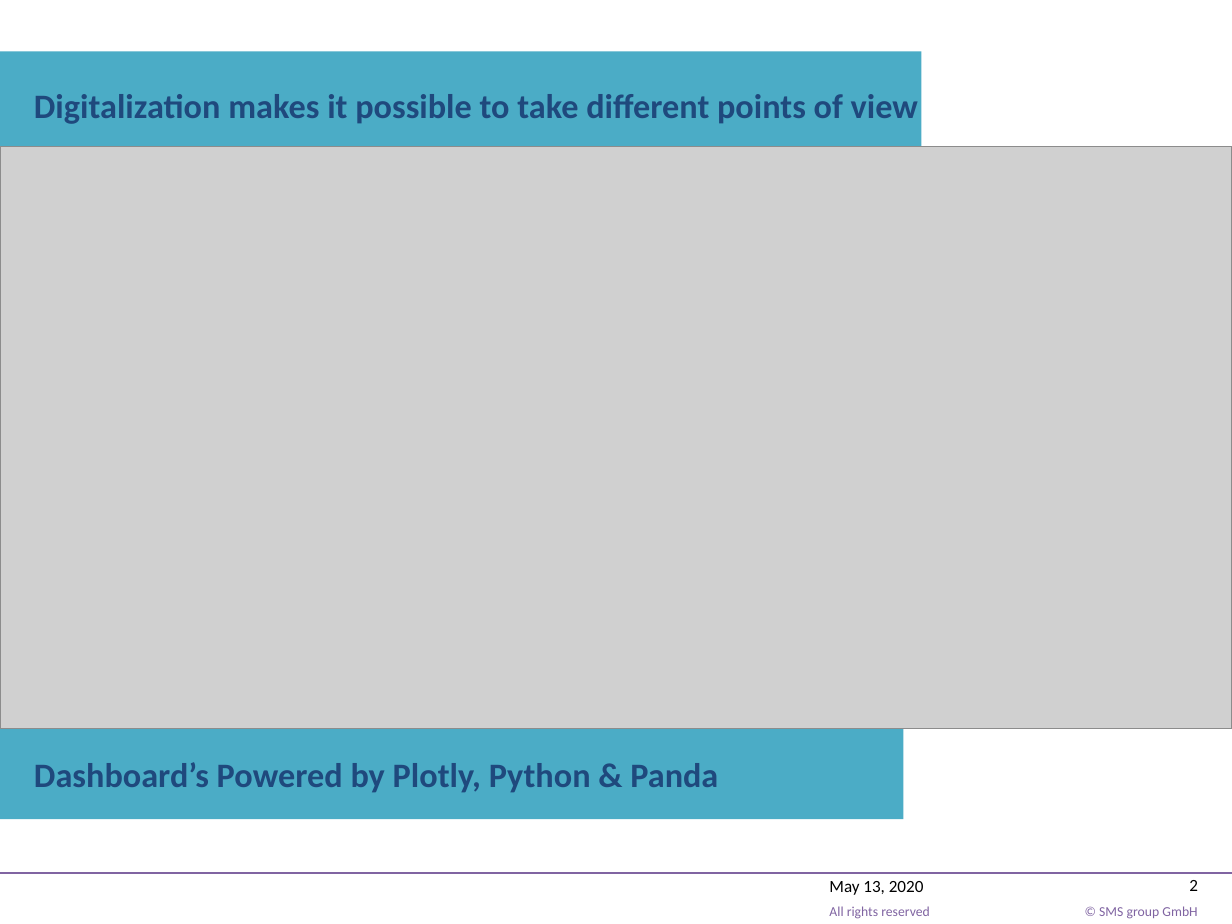
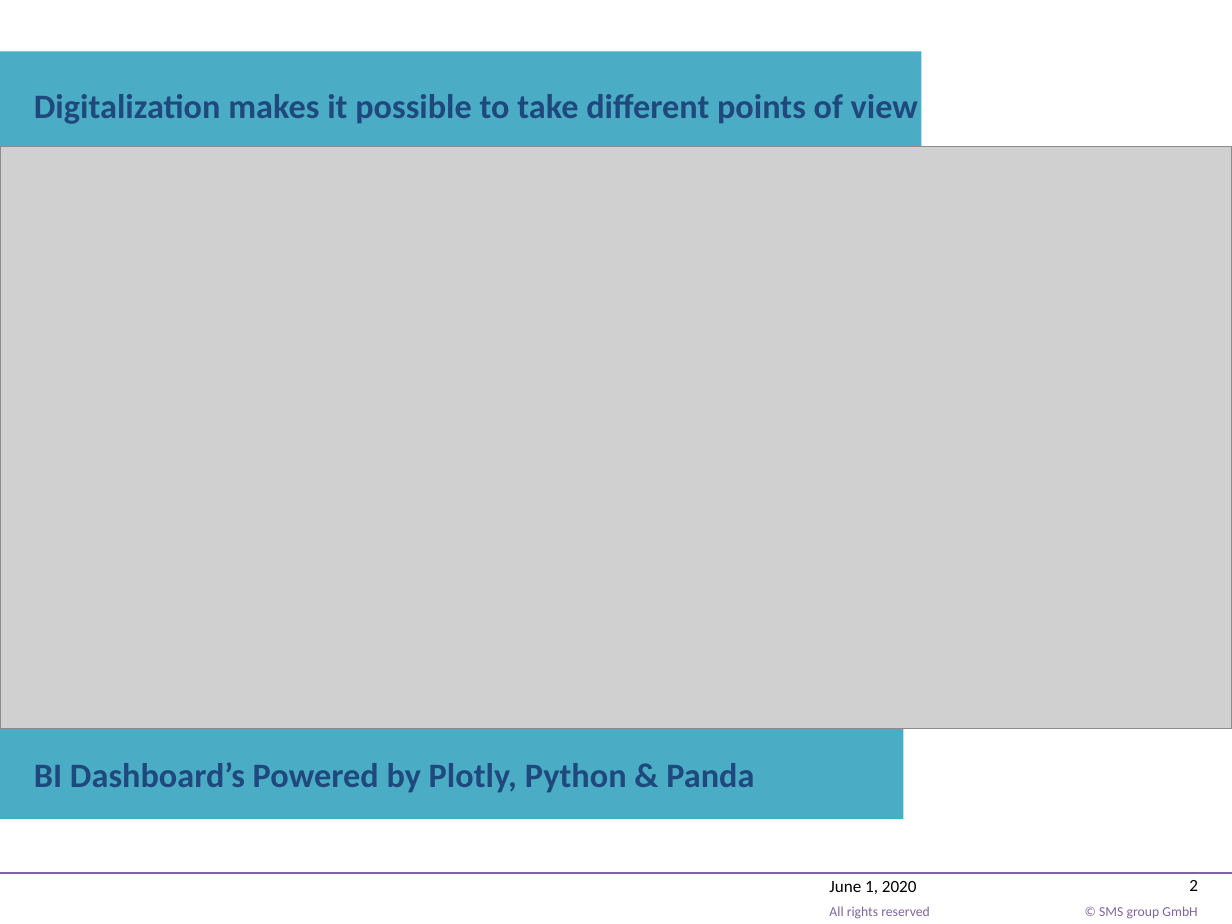
Before and after one commit to mrmanishprasadroy/Dash_Monitoring_Tool, a slide deck: slide 2 of PlotlyDashboard.pptx. Drawn at 1232x924 pixels with LibreOffice and Linux fonts; fonts in the diff are those of the drawing; grey boxes stand for pictures; background and template pictures are left out. Boxes give left, top, right and bottom in pixels: in the first picture for what was removed or moved away, otherwise in the second. Text is boxed around its words. In the diff, an @@ line names an element or a change of style, - is before the commit and + after.

```diff
--- a/PlotlyDashboard.pptx
+++ b/PlotlyDashboard.pptx
@@ title at <box>34,762,754,792</box>: text changed @@
-Dashboard’s Powered by Plotly, Python & Panda
+BI Dashboard’s Powered by Plotly, Python & Panda
@@ text at <box>829,881,917,894</box>: text changed @@
-May 13, 2020
+June 1, 2020
```
Also in this commit, not shown: 2 other slides changed, 6 slides added, 8 slides removed, 2 other files.
